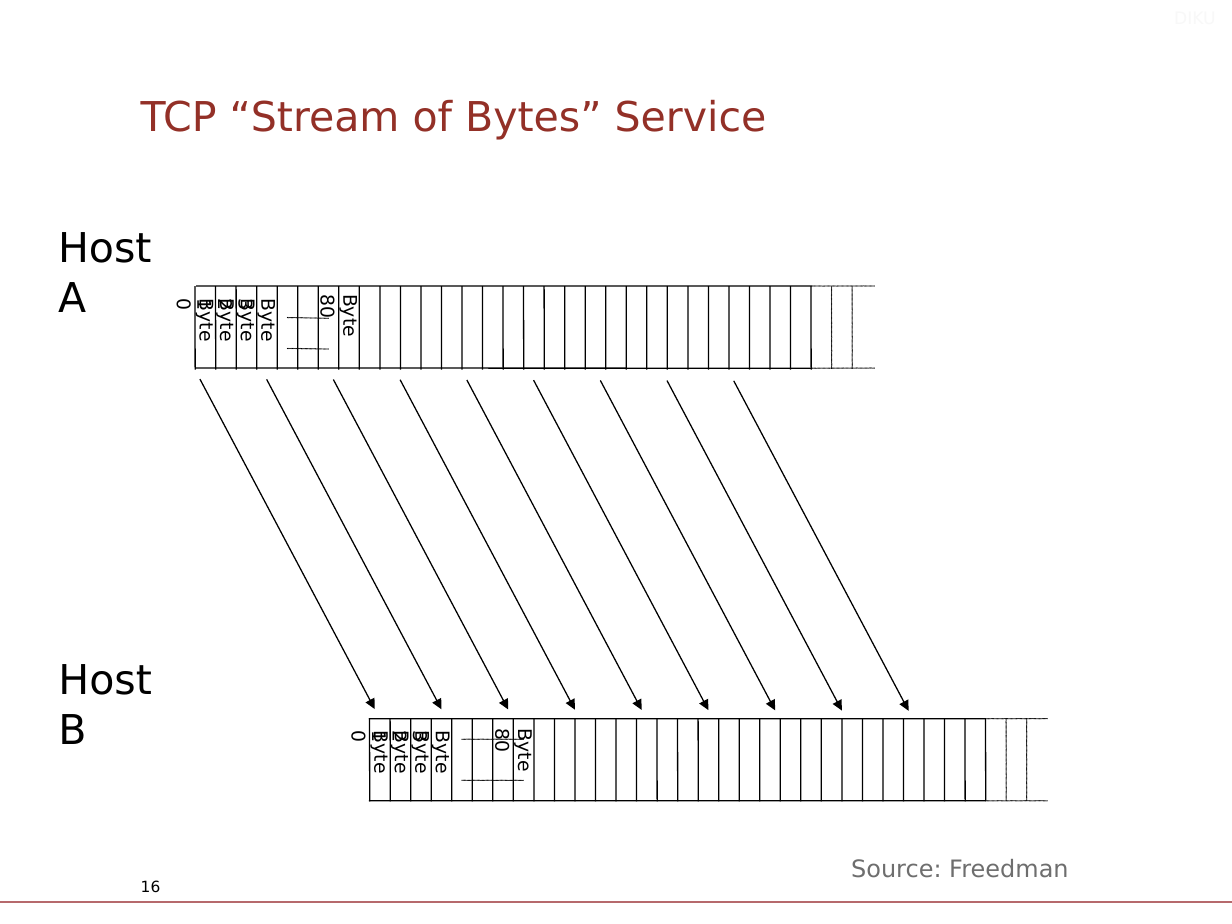
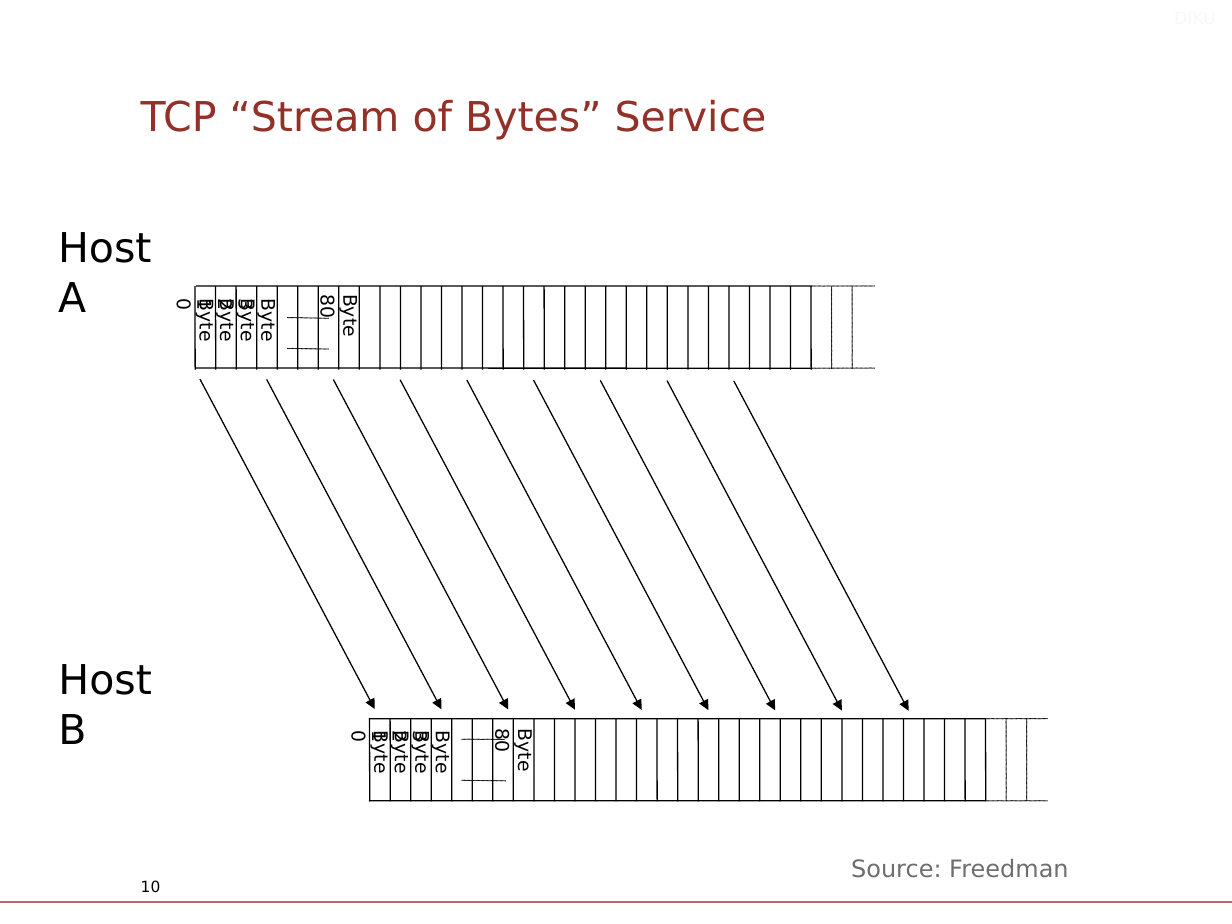
Before and after one commit to Legenden84/compSys-e2022-pub_fork, a slide deck: slide 10 of lectures/221109_tcp_and_reliable_communication/slides.odp (slide 16 before the commit). Drawn at 1232x924 pixels with LibreOffice and Linux fonts; fonts in the diff are those of the drawing; background and template pictures are left out. Boxes give left, top, right and bottom in pixels: in the first picture for what was removed or moved away, otherwise in the second. Text is boxed around its words. In the diff, an @@ line names an element or a change of style, - is before the commit and + after.

```diff
--- a/lectures/221109_tcp_and_reliable_communication/slides.odp
+++ b/lectures/221109_tcp_and_reliable_communication/slides.odp
@@ line moved from (462, 739) - (524, 739) to (462, 739) - (504, 739) @@
@@ line moved from (462, 780) - (524, 780) to (462, 780) - (505, 781) @@
@@ page number at [141, 880, 161, 893]: text changed @@
-16
+10
```
Also in this commit, not shown: 8 other slides changed, 6 slides removed, 1 other file.
